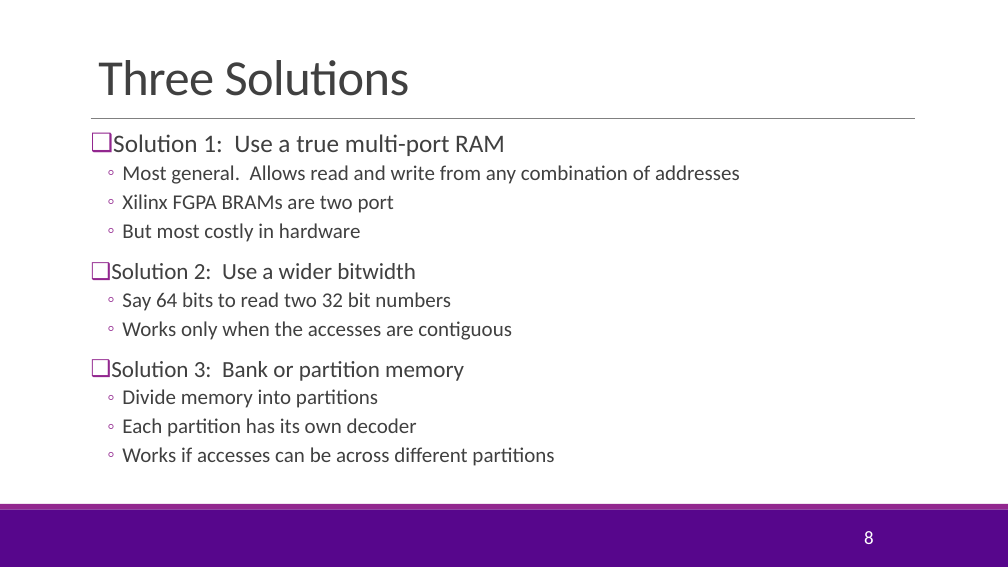
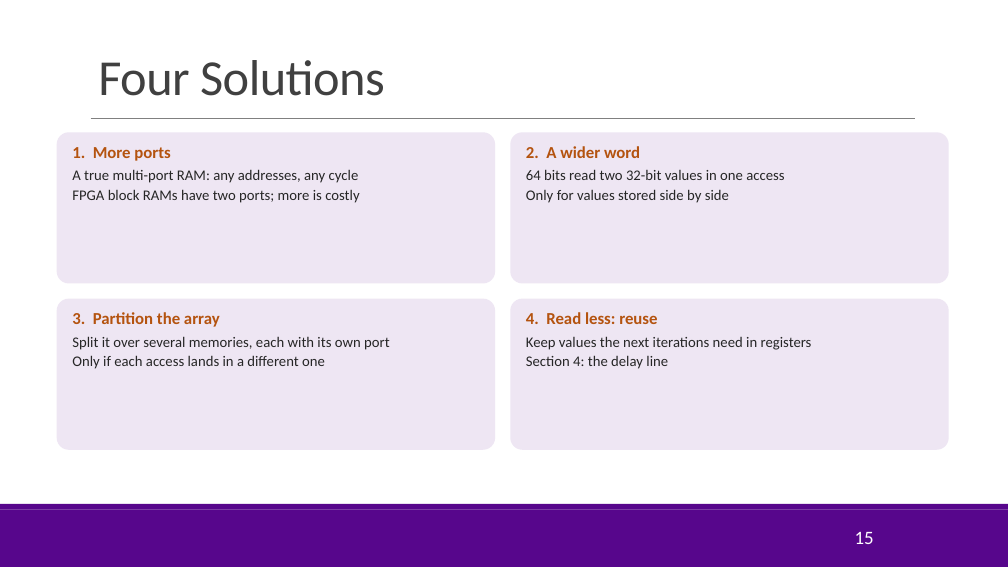
Before and after one commit to sdrangan/hwdesign, a slide deck: slide 15 of units/unit08_unroll/unroll.pptx (slide 8 before the commit). Drawn at 1008x567 pixels with LibreOffice and Linux fonts; fonts in the diff are those of the drawing; background and template pictures are left out. Boxes give left, top, right and bottom in pixels: in the first picture for what was removed or moved away, otherwise in the second. Text is boxed around its words. In the diff, an @@ line names an element or a change of style, - is before the commit and + after.

```diff
--- a/units/unit08_unroll/unroll.pptx
+++ b/units/unit08_unroll/unroll.pptx
@@ title at <box>98,60,385,96</box>: text changed @@
-Three Solutions
+Four Solutions
@@ rounded rectangle added at <box>57,132,495,284</box>, fill #EEE6F3, 14 pt, text #262626 @@
+1. More ports
+A true multi-port RAM: any addresses, any cycle
+FPGA block RAMs have two ports; more is costly
@@ text removed at <box>111,134,740,466</box> @@
-❑ Solution 1: Use a true multi-port RAM
-  ◦ Most general. Allows read and write from any combination of addresses
-  ◦ Xilinx FGPA BRAMs are two port
-  ◦ But most costly in hardware
-❑ Solution 2: Use a wider bitwidth
-  ◦ Say 64 bits to read two 32 bit numbers
-  ◦ Works only when the accesses are contiguous
-❑ Solution 3: Bank or partition memory
-  ◦ Divide memory into partitions
-  ◦ Each partition has its own decoder
-  ◦ Works if accesses can be across different partitions
@@ rounded rectangle added at <box>510,132,949,284</box>, fill #EEE6F3, 14 pt, text #262626 @@
+2. A wider word
+64 bits read two 32-bit values in one access
+Only for values stored side by side
@@ rounded rectangle added at <box>57,299,495,450</box>, fill #EEE6F3, 14 pt, text #262626 @@
+3. Partition the array
+Split it over several memories, each with its own port
+Only if each access lands in a different one
@@ rounded rectangle added at <box>510,299,949,450</box>, fill #EEE6F3, 14 pt, text #262626 @@
+4. Read less: reuse
+Keep values the next iterations need in registers
+Section 4: the delay line
@@ rectangle at <box>0,504,1008,509</box>: fill #92278F to #57068C @@
@@ page number at <box>855,532,874,544</box>: text changed @@
-8
+15
```
Also in this commit, not shown: 6 other slides changed, 34 slides added, 4 slides removed, 45 other files.
